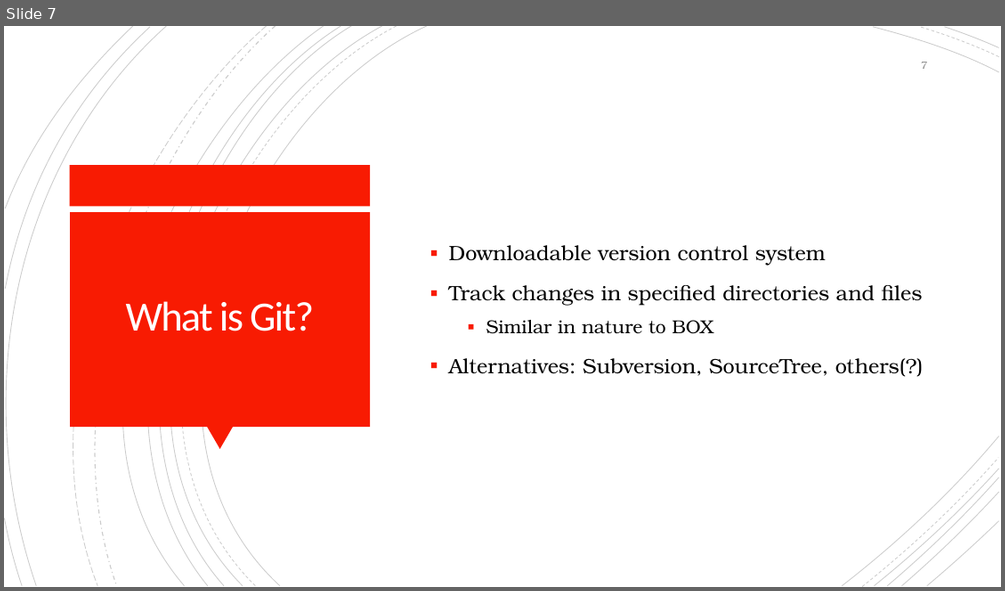
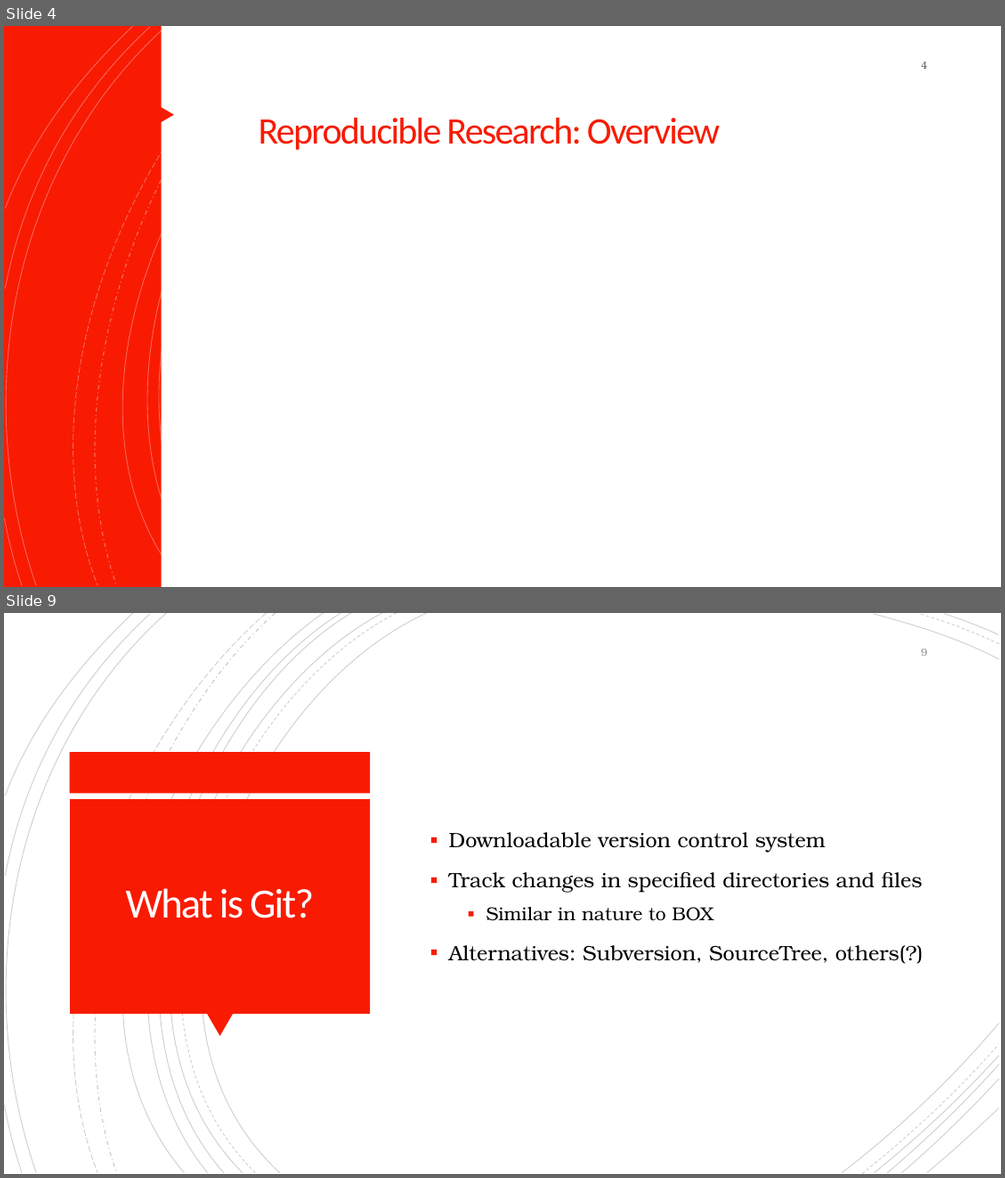
Before and after one commit to NeuroShepherd/R_Coding_Presentations, a slide deck: RStudio, Git, and Github/RStudio_Git_Github.pptx. Shown one above the other, each under a label of ours: slide 7 before the commit, slides 4 and 9 after it; the slides between them are not shown. The pictures are 1005x591 and 1005x1178 pixels, drawn with LibreOffice and Linux fonts; fonts in the diff are those of the drawing. Boxes give left, top, right and bottom in pixels: in the first picture for what was removed or moved away, otherwise in the second. Text is boxed around its words. In the diff, an @@ line names an element or a change of style, - is before the commit and + after.

```diff
--- a/RStudio, Git, and Github/RStudio_Git_Github.pptx
+++ b/RStudio, Git, and Github/RStudio_Git_Github.pptx
@@ slide 4 added at bbox=[4, 26, 1001, 587], background #FFFFFF; not listed: 16 template elements that a slide beside it also shows @@
@@ rectangle added at bbox=[4, 26, 1001, 587], fill #F81B02 @@
@@ group added at bbox=[4, 26, 999, 587]: 16 freeform shapes @@
@@ rectangle added at bbox=[161, 26, 1001, 587], fill #FFFFFF @@
@@ page number added at bbox=[921, 62, 927, 69], 10 pt, text #595959 @@
+4
@@ triangle added at bbox=[154, 102, 174, 127], fill #F81B02 @@
@@ title added at bbox=[259, 118, 720, 150], 36 pt, text #F81B02 @@
+Reproducible Research: Overview
@@ what was slide 7 is now slide 9 @@
@@ page number at bbox=[921, 649, 927, 656]: text changed @@
-7
+9
```
Also in this commit, not shown: 7 slides changed, 1 other slide added.
